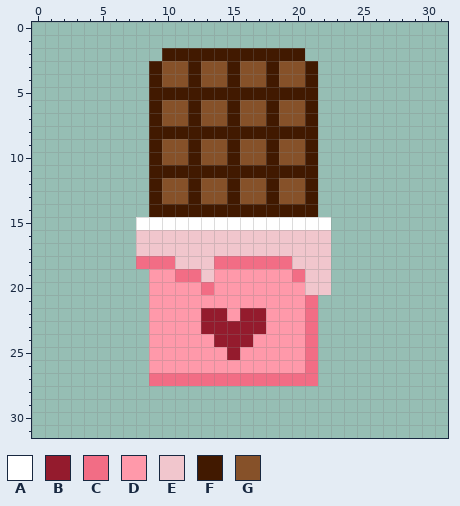
Pixel-art file: assets/aseprite/chocolate.aseprite. The picture above was drawn from the file before the commit.
32x32 pixels, 1 frame.
Palette (. is transparent): A #ffffff  B #941b2d  C #f26d85  D #ff99aa  E #f1c6cd  F #411900  G #865129
Pixels before, first column x 8:
 2 ..FFFFFFFFFFF..
 3 .FGGFGGFGGFGGF.
 4 .FGGFGGFGGFGGF.
 5 .FFFFFFFFFFFFF.
 6 .FGGFGGFGGFGGF.
 7 .FGGFGGFGGFGGF.
 8 .FFFFFFFFFFFFF.
 9 .FGGFGGFGGFGGF.
10 .FGGFGGFGGFGGF.
11 .FFFFFFFFFFFFF.
12 .FGGFGGFGGFGGF.
13 .FGGFGGFGGFGGF.
14 .FFFFFFFFFFFFF.
15 AAAAAAAAAAAAAAA
16 EEEEEEEEEEEEEEE
17 EEEEEEEEEEEEEEE
18 CCCEEECCCCCCEEE
19 .DDCCEDDDDDDCEE
20 .DDDDCDDDDDDDEE
21 .DDDDDDDDDDDDC.
22 .DDDDBBDBBDDDC.
23 .DDDDBBBBBDDDC.
24 .DDDDDBBBDDDDC.
25 .DDDDDDBDDDDDC.
26 .DDDDDDDDDDDDC.
27 .CCCCCCCCCCCCC.
And afterwards:
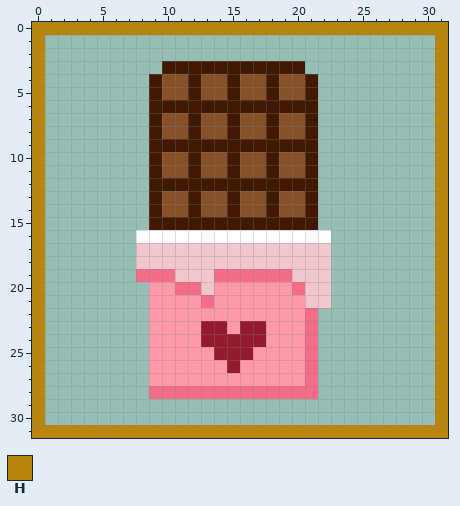
Colours new in this view: H #b8860b
Edits made:
Changed rows in their new state; - is an unchanged pixel.
first column x 0:
 0 HHHHHHHHHHHHHHHHHHHHHHHHHHHHHHHH
 1 H------------------------------H
 2 H---------...........----------H
 3 H--------.FF-FF-FF-FF.---------H
 4 H------------------------------H
 5 H---------GG-GG-GG-GG----------H
 6 H---------FF-FF-FF-FF----------H
 7 H------------------------------H
 8 H---------GG-GG-GG-GG----------H
 9 H---------FF-FF-FF-FF----------H
10 H------------------------------H
11 H---------GG-GG-GG-GG----------H
12 H---------FF-FF-FF-FF----------H
13 H------------------------------H
14 H---------GG-GG-GG-GG----------H
15 H-------.FFFFFFFFFFFFF.--------H
16 H-------AAAAAAAAAAAAAAA--------H
17 H------------------------------H
18 H-------EEE---EEEEEE-----------H
19 H-------CCCEE-CCCCCCE----------H
20 H----------CCE------C----------H
21 H------------C-------EE--------H
22 H------------DD-DD-------------H
23 H--------------D---------------H
24 H------------B---B-------------H
25 H-------------B-B--------------H
26 H--------------B---------------H
27 H--------DDDDDDDDDDDD----------H
28 H--------CCCCCCCCCCCCC---------H
29 H------------------------------H
30 H------------------------------H
31 HHHHHHHHHHHHHHHHHHHHHHHHHHHHHHHH
